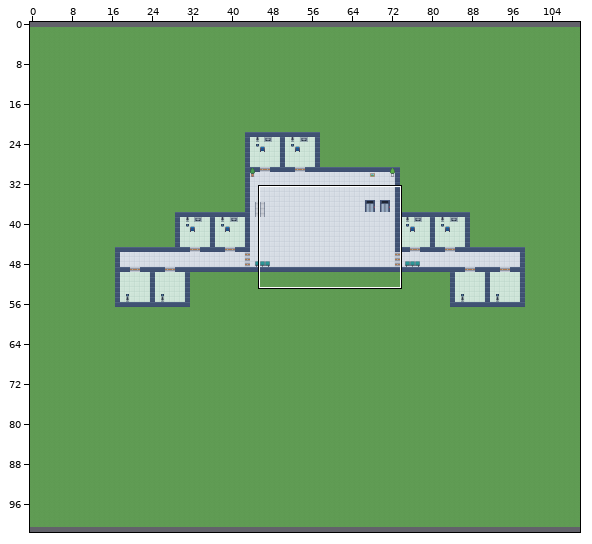
Tiled map (JSON): hospital2d/maps/floor1.tmj. Above: a wide view before the commit, with the close-up outlined.
Close-up. Before:
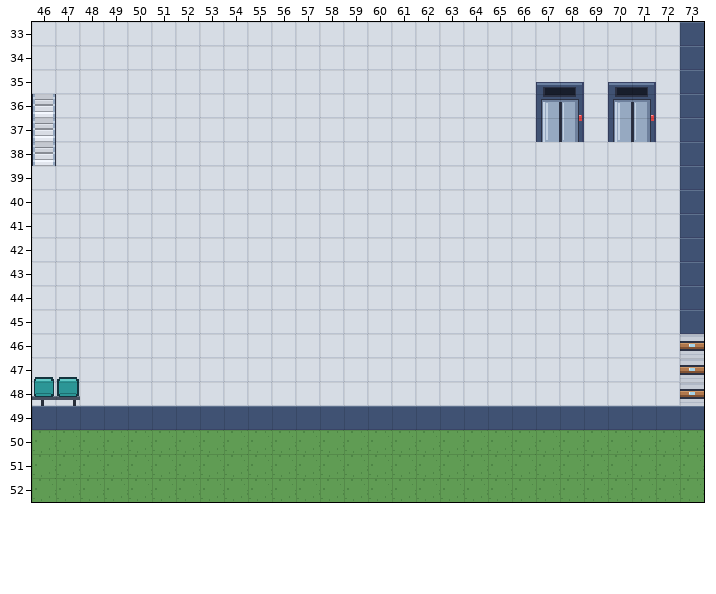
Cells are 16x16 px. Shown: x 46..73, y 33..52. The commit also changed other parts of the map, which this record leaves out. The old version is drawn lined up with the new one.
And afterwards:
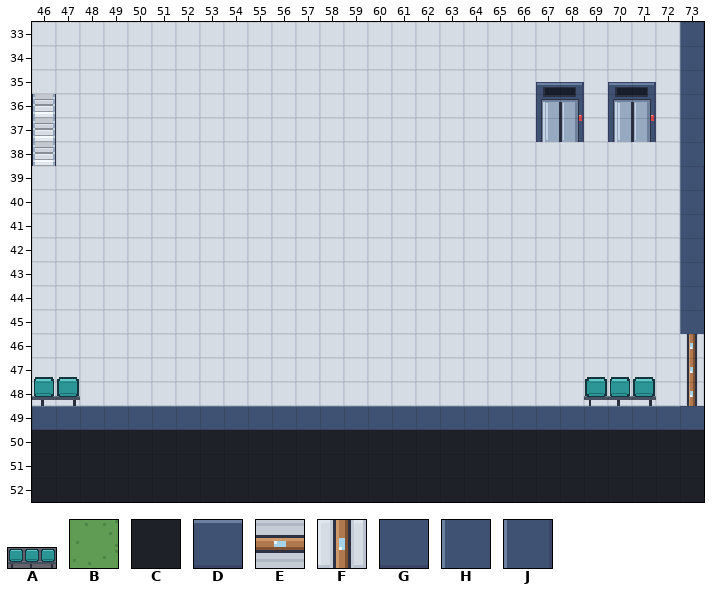
Key: from "hospital": A 7 "bench_up", B 94 "floor_grass", C 101 "floor_void", D 102 "wall", E 103 "door", F 153 "door@12", G 229 "wall@s", H 231 "wall@w", J 232 "wall@we".
_ is an empty cell.
Objects are placed by their top-left corner, in cells (3,4 is the top-left corner of cell 3,4); size is 1x1 cell unless given.
Change:
map size 116x100 -> 118x102 cells (old content now starts at 0,1; both pictures use the new coordinates)
Layer "ground":
y 33..37: x 73 D -> J
y 38: x 73 D -> H
y 39..44: x 73 D -> J
y 45: x 73 D -> H
y 46..48: x 73 E -> F
y 49: x 73 D -> G
y 50..52: x 46..73 BBBBBBBBBBBBBBBBBBBBBBBBBBBB -> CCCCCCCCCCCCCCCCCCCCCCCCCCCC
Layer "furniture":
added: A "bench_up" at 69,47.8 size 3x1.2
Boxes around the changes in both close-ups, in picture pixels (x1, y1, x2, y2):
changed: (32, 22, 704, 502)
